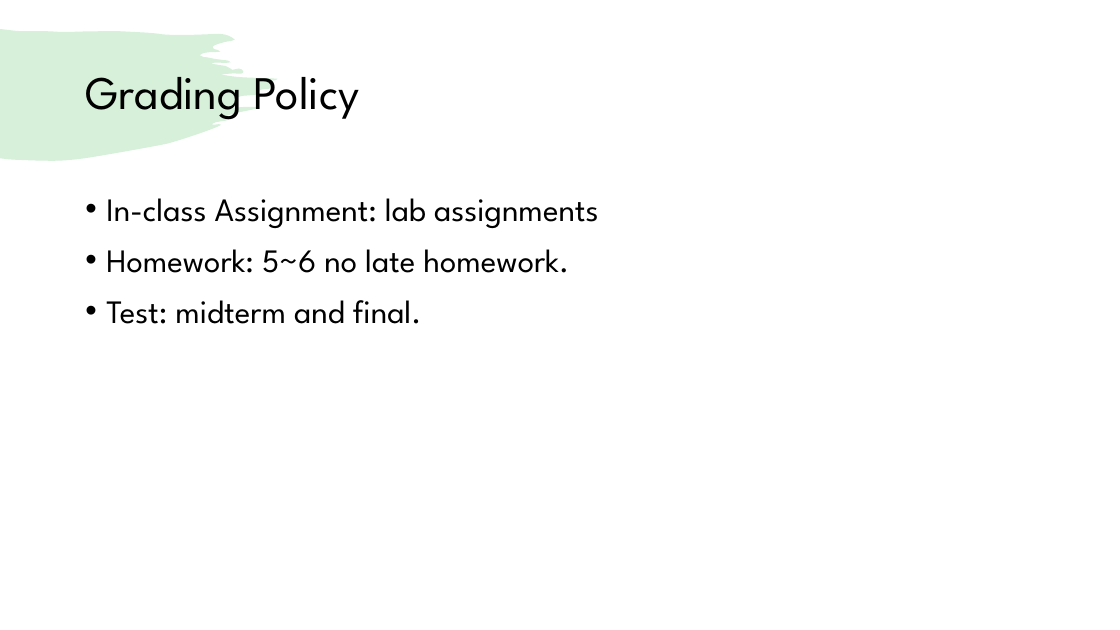
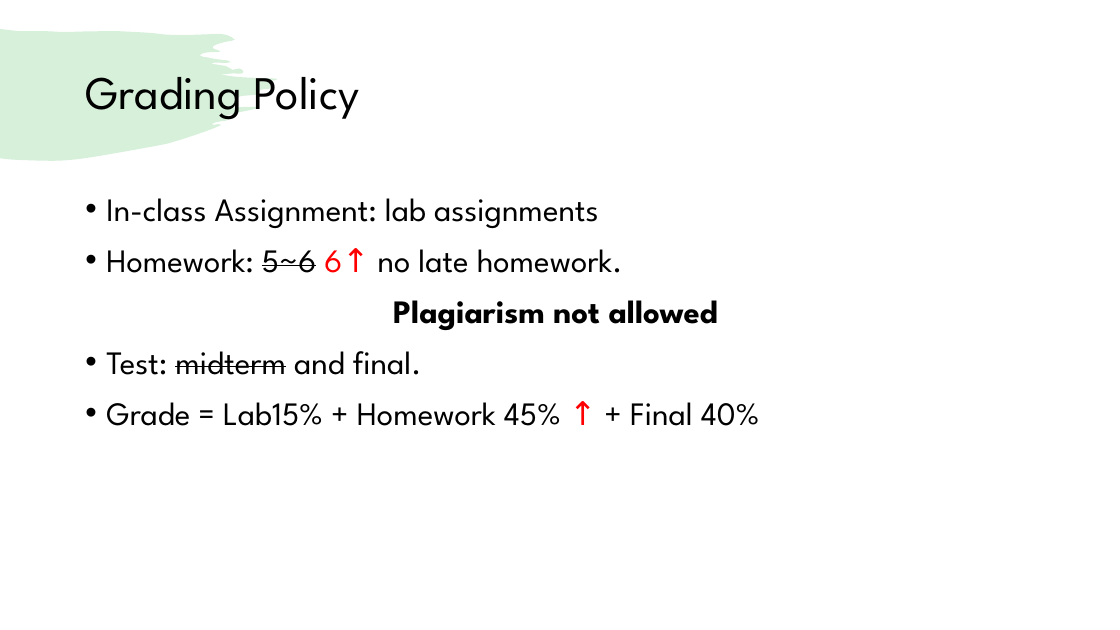
Before and after one commit to CNOCycle/cpp_tutorial, a slide deck: slide 3 of 01-intro/00-intro.pptx. Drawn at 1120x630 pixels with LibreOffice and Linux fonts; fonts in the diff are those of the drawing. Boxes give left, top, right and bottom in pixels: in the first picture for what was removed or moved away, otherwise in the second. Text is boxed around its words. In the diff, an @@ line names an element or a change of style, - is before the commit and + after.

```diff
--- a/01-intro/00-intro.pptx
+++ b/01-intro/00-intro.pptx
@@ text at (106,248,719,330): text changed @@
-• Homework: 5~6 no late homework.
+• Homework: 5~6 6↑ no late homework.
+Plagiarism not allowed
@@ text at (106,351,422,375): strikethrough on in "midterm" @@
@@ text at (106,402,760,426): paragraph added @@
+• Grade = Lab15% + Homework 45% ↑ + Final 40%
```
Also in this commit, not shown: 4 other slides changed, 1 slide added.
